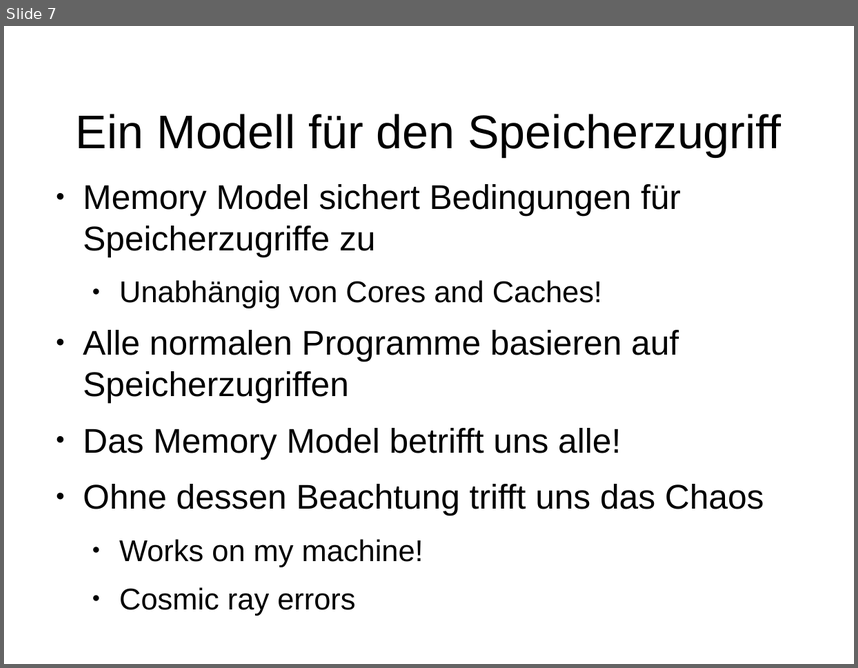
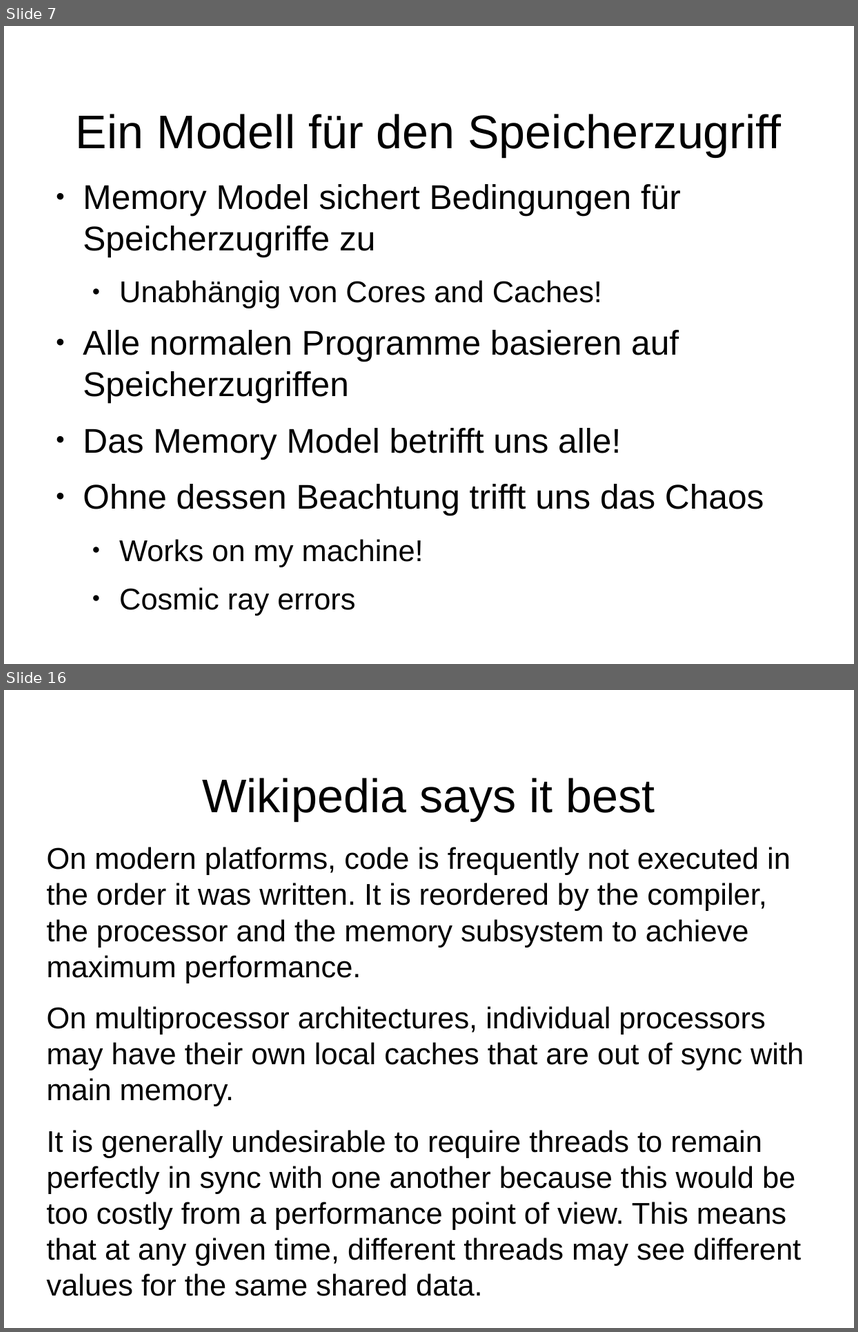
Before and after one commit to dlindner/vorlesung-se2-dhbw, a slide deck: added_2016/Java Memory Model.odp. Shown one above the other, each under a label of ours: slide 7 before the commit, slides 7 and 16 after it; the slides between them are not shown. The pictures are 858x668 and 858x1332 pixels, drawn with LibreOffice and Linux fonts; fonts in the diff are those of the drawing; background and template pictures are left out. Boxes give left, top, right and bottom in pixels: in the first picture for what was removed or moved away, otherwise in the second. Text is boxed around its words. In the diff, an @@ line names an element or a change of style, - is before the commit and + after.

Commit message:
Wikipedia-Orgie

```diff
--- a/added_2016/Java Memory Model.odp
+++ b/added_2016/Java Memory Model.odp
@@ slide 16 added at bbox=[4, 690, 854, 1328], background picture (left out) @@
@@ title added at bbox=[202, 778, 655, 821], 44 pt, text #000000 @@
+Wikipedia says it best
@@ text added at bbox=[47, 847, 804, 1265], 28 pt, text #000000 @@
+On modern platforms, code is frequently not executed in the order it was written. It is reordered by the compiler, the processor and the memory subsystem to achieve maximum performance.
+On multiprocessor architectures, individual processors may have their own local caches that are out of sync with main memory.
+It is generally undesirable to require threads to remain perfectly in sync with one another because this would be too costly from a performance point of view. This means that at any given time, different threads may see different values for the same shared data.
```
Also in this commit, not shown: 1 slide changed, 9 other slides added, 10 slides removed.
